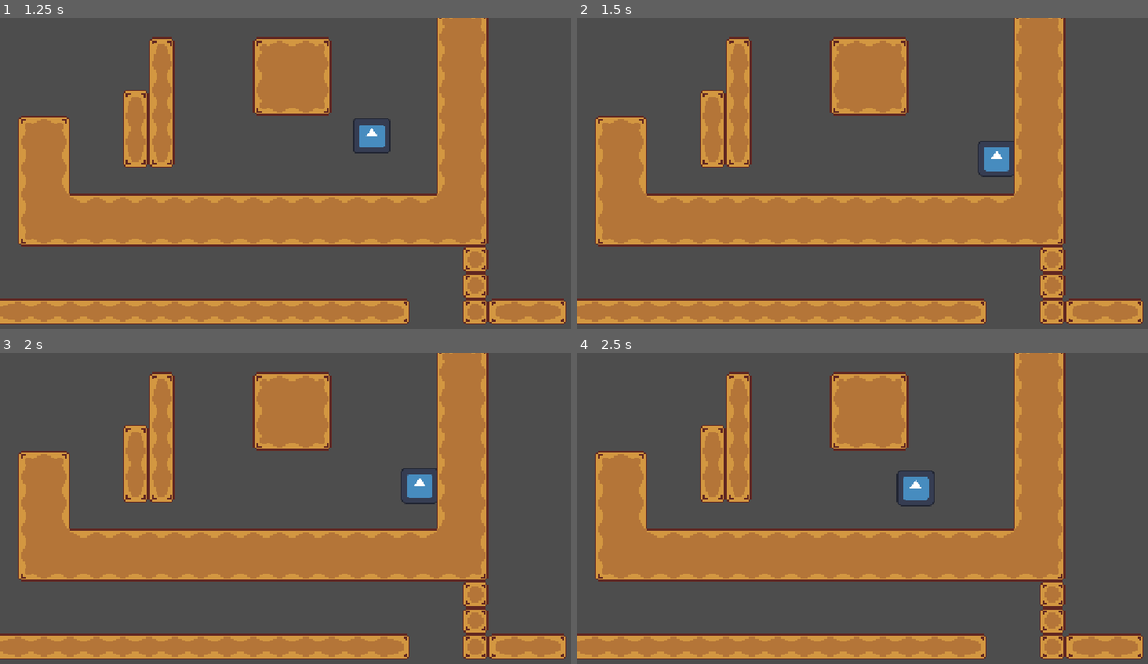
Above: before the commit, frames 1-4 (two rows, left to right).
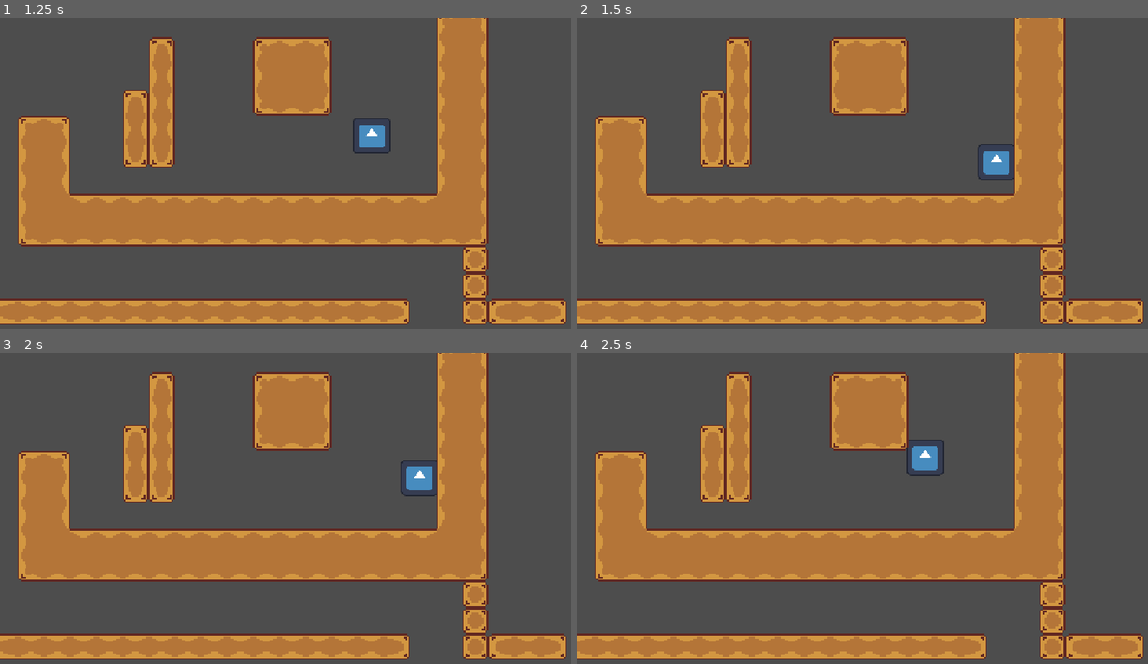
Above: after the commit, the same moments.

Repository: seanlhwi/Haven
Game: Godot game, scene res://game.tscn
Two runs of this game, one before a commit and one after it. Both use one fixed random seed, a clock stepped at 60 frames per second and the inputs below. The engine's default icon, where the game draws it, is replaced by a stand-in: a white triangle on a blue panel in a dark square.
Inputs:
- Up to frame 1 (1.25 s): hold Right (move_right) from 0.53 s (still down); tap Space (jump) at 0.6, 0.77, 1.07 s
- Up to frame 2 (1.5 s): keep holding Right (move_right); tap Space (jump) at 1.35 s
- Up to frame 3 (2 s): keep holding Right (move_right); tap Space (jump) at 1.52, 1.82 s
- Up to frame 4 (2.5 s): release Right (move_right) at 2.03 s; hold Left (move_left) from 2.03 s (still down); tap Space (jump) at 2.1 s

Frame 1 is identical in both runs. In frame 2, 0.2% of the frame differs, in the area x 70-77%, y 39-53%; in frame 3, 0.4%; in frame 4, 0.9%, in the area x 55-65%, y 27-50%.

Commit message:
updating wall glide

Diff:
--- a/Boba/Scenes/player.gd
+++ b/Boba/Scenes/player.gd
@@ -51,7 +51,7 @@
 		coyote_timer = 0.0 # if both Coyote Time and Jump Buffer are true, jump and set values to 0.0
 
  	# --- Variable Jump Height ---
-	if Input.is_action_just_released("jump") and velocity.y < 0.0:
+	if Input.is_action_just_released("jump") and velocity.y < 0.0 and not is_clinging:
 		velocity.y *= JUMP_CUT # after one frame after press, when rising up (positive velocty), cut upward speed to 45%
 
 
@@ -65,6 +65,8 @@
 var base_gravity: float = ProjectSettings.get_setting("physics/2d/default_gravity") # brings default gravity number to scale with const, float is decimal number
 
 func _apply_gravity(delta):
+	if is_clinging:
+		return
 	if not is_on_floor():
 		var mult := RISE_GRAV_MULT if velocity.y < 0.0 else FALL_GRAV_MULT # when not on floor, multiply rise and fall gravity based on + or - velocity
 		if absf(velocity.y) < APEX_SPEED_THRES: # "absf" is absolute value
@@ -74,12 +76,10 @@
 
 # --- Wall Jump/ Cling ---
 const WALL_JUMP_PUSH: float = 100.0
-const WALL_CLIMB_SPEED = 130.0   # max speed sliding up/down the wall
+const WALL_CLIMB_SPEED = 130.0   # max speed up/down the wall when holding up/down
 const WALL_CLIMB_ACCEL = 3000.0  # how fast you speed up on the wall
-const WALL_CLIMB_FRIC  = 3300.0  # how fast you stop when no up/down is held
-
-const GRAVITY_NORM: float = 14.5
-const GRAV_WALL: float = 6
+const WALL_CLIMB_FRIC  = 3300.0  # how fast you slow down toward the slide speed
+const WALL_SLIDE_SPEED = 30.0    # slow downward drift when no up/down is held
 
 var wall_contact_coyote: float = 0.0
 const WALL_CONT_COYOTE_TIME: float = 0.2
@@ -103,24 +103,20 @@
 
 func _wall_jump(delta: float) -> void:
 	if is_clinging:
-		look_dir_x = int(sign(get_wall_normal().x)) * -1  # direction of the wall
+		look_dir_x = int(-signf(get_wall_normal().x))  # direction of the wall
 		wall_contact_coyote = WALL_CONT_COYOTE_TIME
-		velocity.y = GRAV_WALL #asldkfj a;klsdfj
 
 		var v_input := Input.get_axis("move_up", "move_down")  # up is negative
-		if v_input != 0.0:
-			velocity.y = move_toward(velocity.y, v_input * WALL_CLIMB_SPEED, WALL_CLIMB_ACCEL * delta)
-		else:
-			velocity.y = move_toward(velocity.y, 0.0, WALL_CLIMB_FRIC * delta)
+		var target_y := v_input * WALL_CLIMB_SPEED if v_input != 0.0 else WALL_SLIDE_SPEED
+		var rate := WALL_CLIMB_ACCEL if v_input != 0.0 else WALL_CLIMB_FRIC
+		velocity.y = move_toward(velocity.y, target_y, rate * delta)
 
-			velocity.x = look_dir_x * 20
+		velocity.x = look_dir_x * 20.0  # small push keeps is_on_wall() true
 	else:
 		wall_contact_coyote = max(wall_contact_coyote - delta, 0.0)
 
 	if wall_jump_lock > 0.0:
 		wall_jump_lock = max(wall_jump_lock - delta, 0.0)
-		wall_contact_coyote -= delta #tadkfjasd
-		velocity.y += GRAVITY_NORM #laksjdf; laksjd;fa
 
 	if not is_on_floor() and wall_contact_coyote > 0.0 and Input.is_action_just_pressed("jump"):
 		velocity.y = JUMP_VELOCITY
@@ -129,9 +125,9 @@
 		wall_contact_coyote = 0.0
 
 func _physics_process(delta):
+	_update_cling()
 	_apply_gravity(delta)
 	_handle_jump(delta)
 	_handle_horizontal(delta)
-	_update_cling()
 	_wall_jump(delta)
 	move_and_slide()
